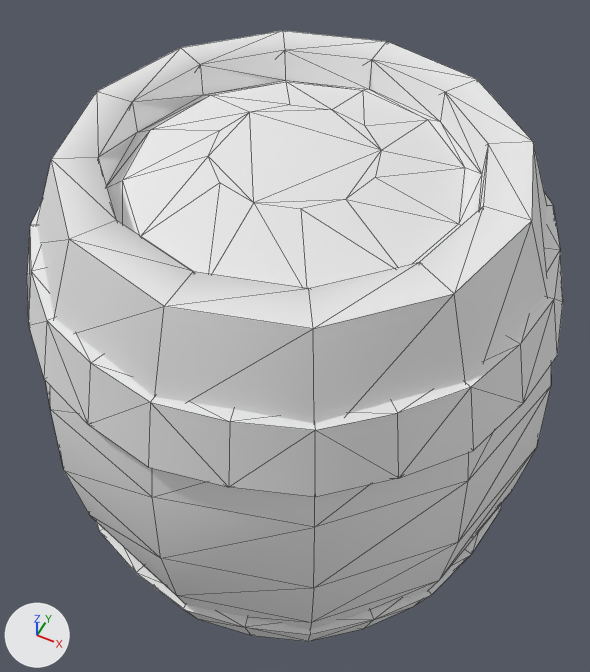
Before and after pictures for a commit that changed the OBJ model v1dx11rr/Assets/barrel/Barrel.obj.
The view is the same before and after, from a camera (50 mm lens) standing at (1.42, -2.86, 5.09) and looking at (-0.02, 0.01, 1.5). The axes (+X, +Y, +Z) are drawn at lower left. The lights are the same throughout. Mesh edges are drawn as thin lines. Where no turn or scale is listed for an object, it has been applied to the vertices. Vertices at the same position are counted once.

Script lines for the objects in view, before the commit:
```python
me_barrel = bpy.data.meshes.new('Barrel')
me_barrel.from_pydata(...)  # 396 vertices, 706 faces; spans x -1.43..1.47, y -1.51..1.38, z 0.0..2.86
me_barrel.materials.append(mat_barrel_lambert2sg)  # white #e7e7e7
ob_barrel = bpy.data.objects.new('Barrel', me_barrel)
ob_barrel.location = (0.0, 0.0, 0.0)
```
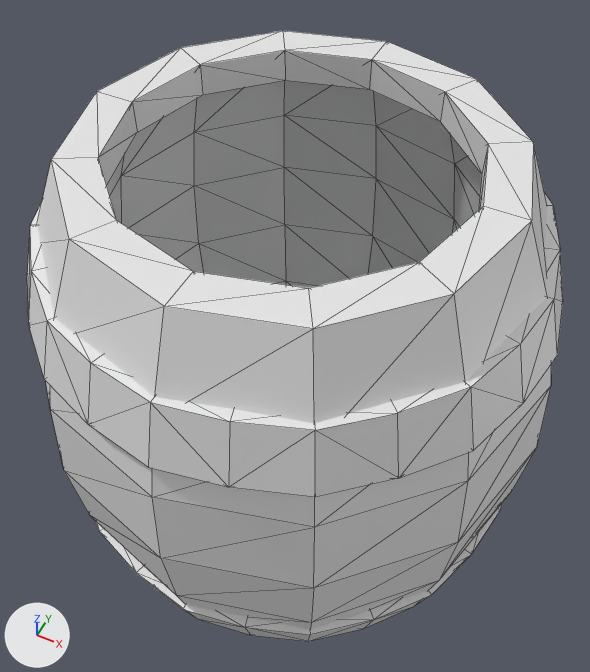
Changed parts and their boxes [x1, y1, x2, y2] in the pictures (590 x 672 px):
part 1 of me_barrel, deleted
    before: [107, 80, 482, 288]

The change, as a diff of the scene's bpy script:
```diff
--- a/v1dx11rr/Assets/barrel/Barrel.obj.py
+++ b/v1dx11rr/Assets/barrel/Barrel.obj.py
@@ me_barrel @@
 # used by ob_barrel; location = (0.0, 0.0, 0.0)
-me_barrel.from_pydata(...)  # 396 vertices, 706 faces; spans x -1.43..1.47, y -1.51..1.38, z 0.0..2.86
-me_barrel.materials.append(mat_barrel_lambert2sg)  # white #e7e7e7
+me_barrel.from_pydata(...)  # 372 vertices, 648 faces; spans x -1.43..1.47, y -1.51..1.38, z 0.0..2.86
+# me_barrel part 1
+# 24 vertices are removed from x -0.78..0.82, y -0.87..0.74, z 2.73..2.85
+# 58 faces are deleted
```
